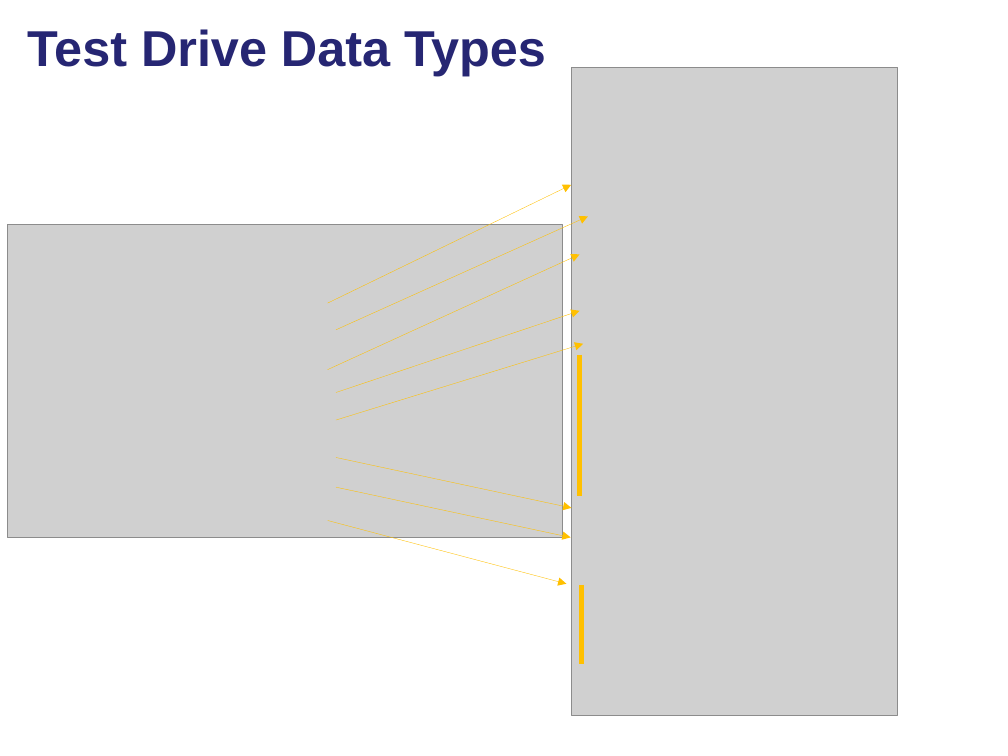
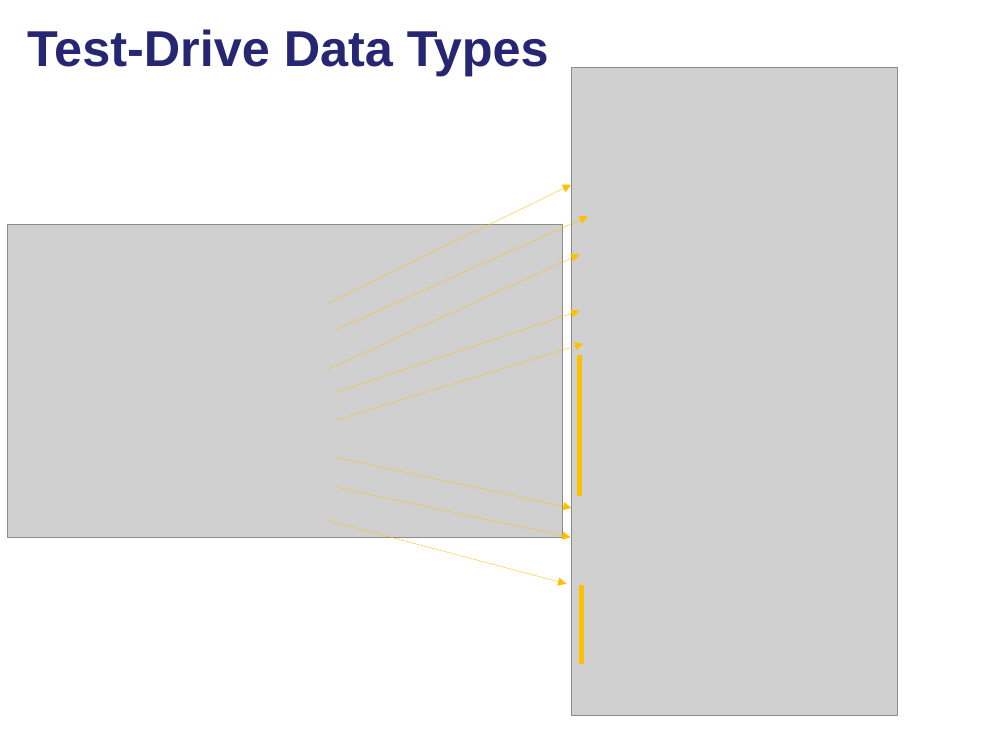
Before and after one commit to lgtateos/gis540, a slide deck: slide 8 of slides/scriptToolParameters.pptx. Drawn at 1008x756 pixels with LibreOffice and Linux fonts; fonts in the diff are those of the drawing; grey boxes stand for pictures. Boxes give left, top, right and bottom in pixels: in the first picture for what was removed or moved away, otherwise in the second. Text is boxed around its words. In the diff, an @@ line names an element or a change of style, - is before the commit and + after.

```diff
--- a/slides/scriptToolParameters.pptx
+++ b/slides/scriptToolParameters.pptx
@@ title at [27,29,549,76]: text changed @@
-Test Drive Data Types
+Test-Drive Data Types
```
Also in this commit, not shown: 9 other slides changed, 6 slides added, 2 slides removed.
